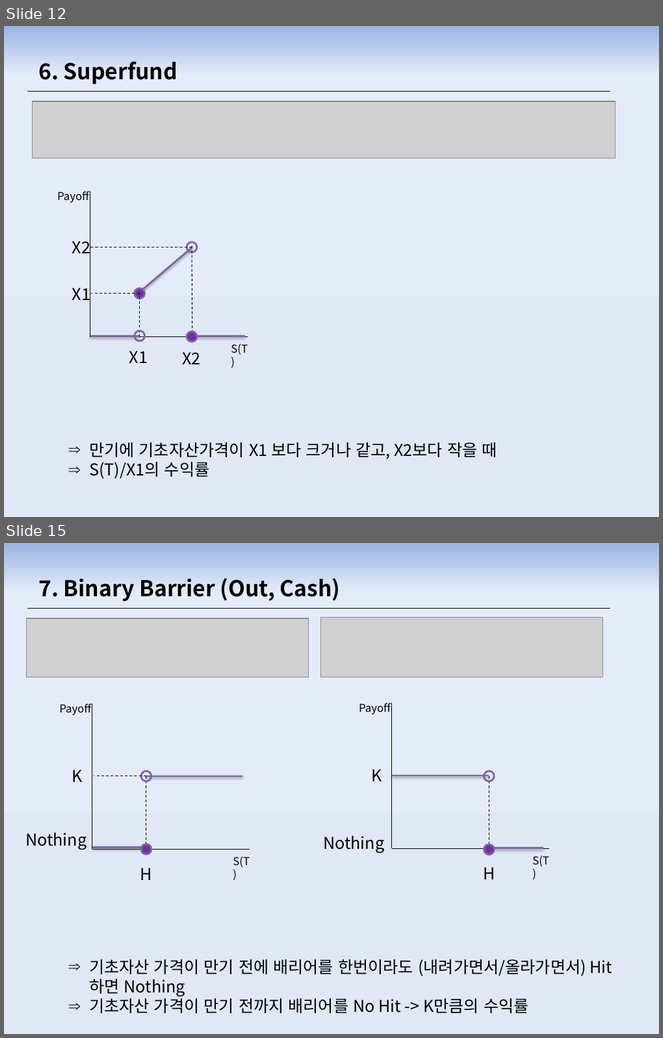
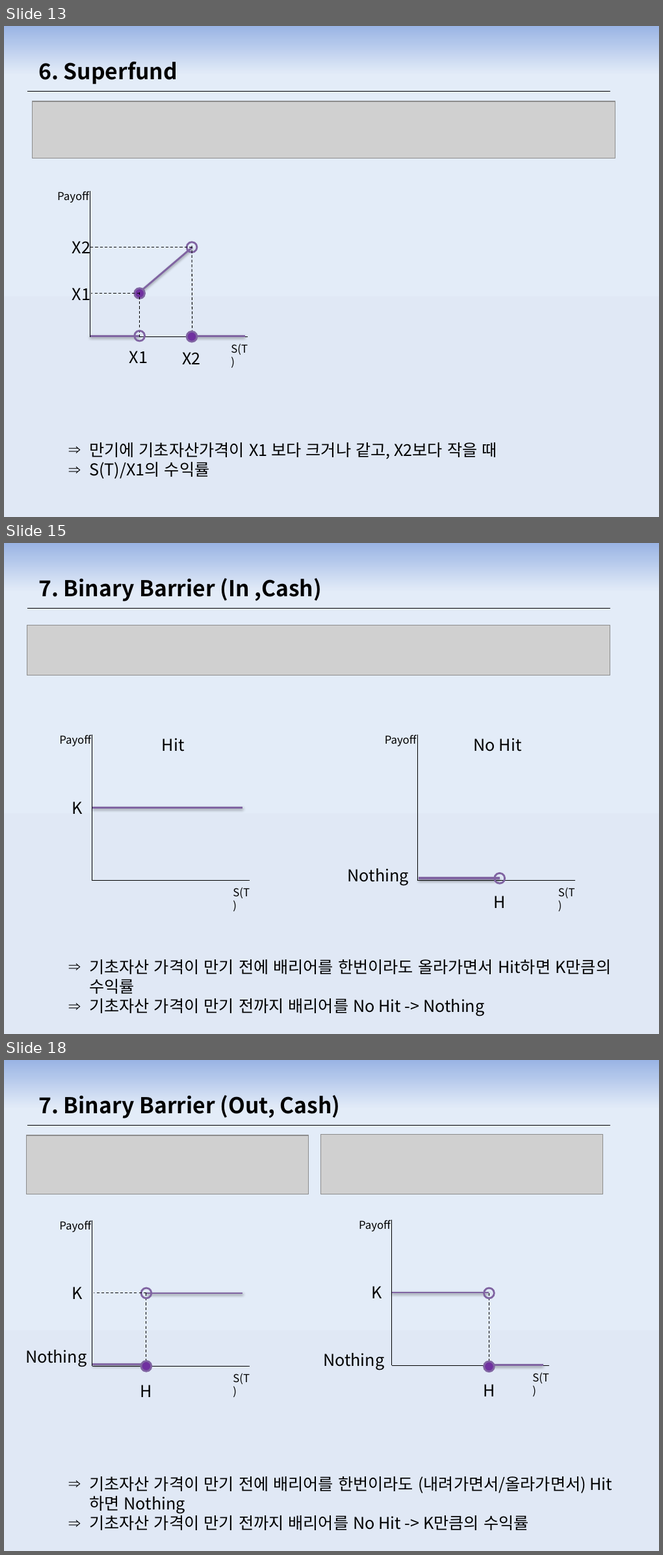
Before and after one commit to zndrke/Financial-Product, a slide deck: 선물옵션/옵션Payoff.pptx. Shown one above the other, each under a label of ours: slides 12 and 15 before the commit, slides 13, 15 and 18 after it; the slides between them are not shown. The pictures are 663x1038 and 663x1555 pixels, drawn with LibreOffice and Linux fonts; fonts in the diff are those of the drawing; grey boxes stand for pictures. Boxes give left, top, right and bottom in pixels: in the first picture for what was removed or moved away, otherwise in the second. Text is boxed around its words. In the diff, an @@ line names an element or a change of style, - is before the commit and + after.

```diff
--- a/선물옵션/옵션Payoff.pptx
+++ b/선물옵션/옵션Payoff.pptx
@@ slide 15 added at (4, 543, 659, 1034), background gradient #9AB5E4 to #E3ECF8 to #E1E8F5 @@
@@ text added at (38, 578, 322, 601), 24 pt, text #000000, bold @@
+7. Binary Barrier (In ,Cash)
@@ line added from (27, 608) to (610, 608), #000000 0.75 pt @@
@@ picture added at (27, 626, 610, 676) @@
@@ group added at (59, 735, 250, 899): 4 texts, 3 lines @@
+K
+S(T)
+Payoff
+Hit
@@ group added at (348, 735, 575, 908): 5 texts, 3 lines, 1 ellipse @@
+S(T)
+Payoff
+No Hit
+Nothing
+H
@@ text added at (89, 960, 611, 1016), 18 pt, text #000000 @@
+⇒ 기초자산 가격이 만기 전에 배리어를 한번이라도 올라가면서 Hit하면 K만큼의 수익률
+⇒ 기초자산 가격이 만기 전까지 배리어를 No Hit -> Nothing
@@ what was slide 12 is now slide 13 @@
@@ what was slide 15 is now slide 18 @@
```
Also in this commit, not shown: 13 slides changed, 2 other slides added, 2 other files.
